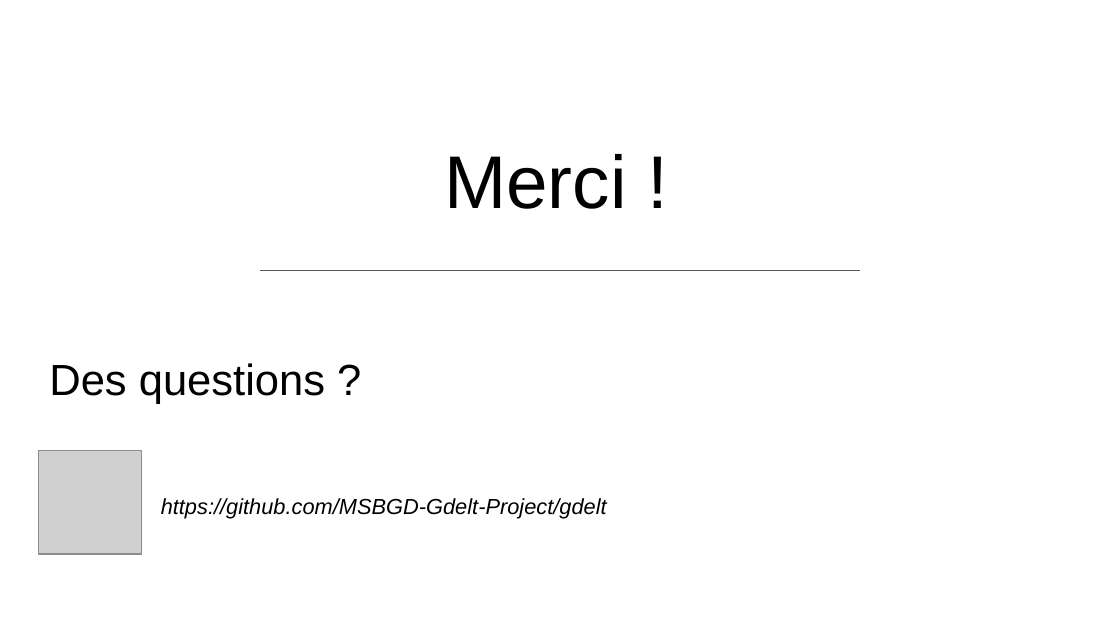
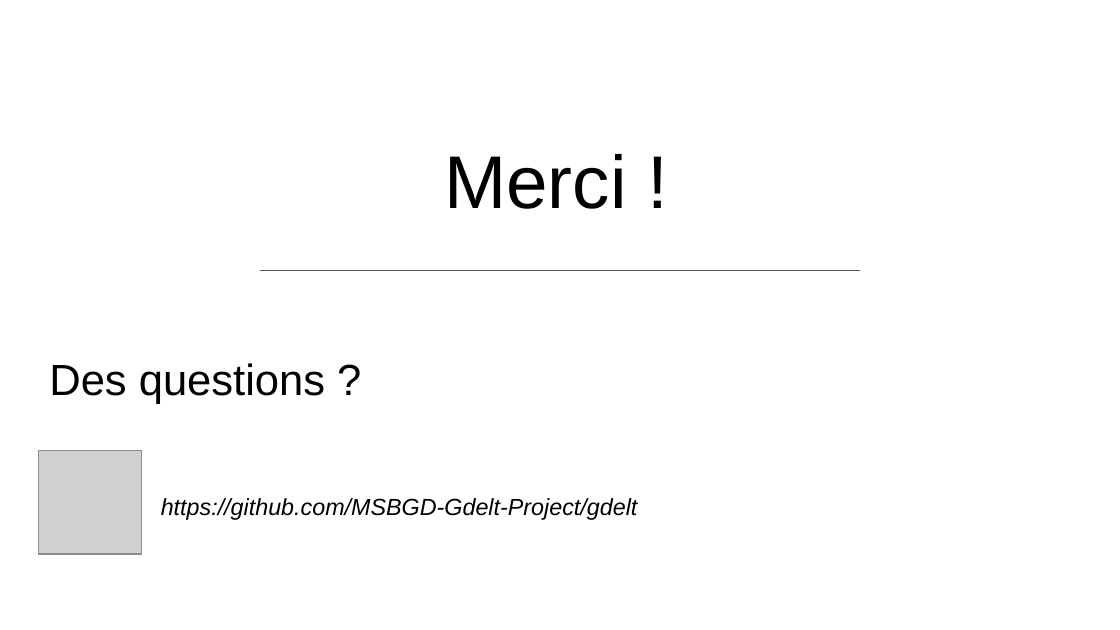
Before and after one commit to nguyenlaurent/gdelt, a slide deck: slide 15 of Projet Big Big Data 2020-2021.pptx (slide 11 before the commit). Drawn at 1120x630 pixels with LibreOffice and Linux fonts; fonts in the diff are those of the drawing; grey boxes stand for pictures. Boxes give left, top, right and bottom in pixels: in the first picture for what was removed or moved away, otherwise in the second. Text is boxed around its words. In the diff, an @@ line names an element or a change of style, - is before the commit and + after.

```diff
--- a/Projet Big Big Data 2020-2021.pptx
+++ b/Projet Big Big Data 2020-2021.pptx
@@ text "https://github.com/MSBGD-Gdelt-Project/gdelt" at (x1=161, y1=498, x2=638, y2=520): size 14 to 15 pt @@
```
Also in this commit, not shown: 3 other slides changed, 4 slides added.
